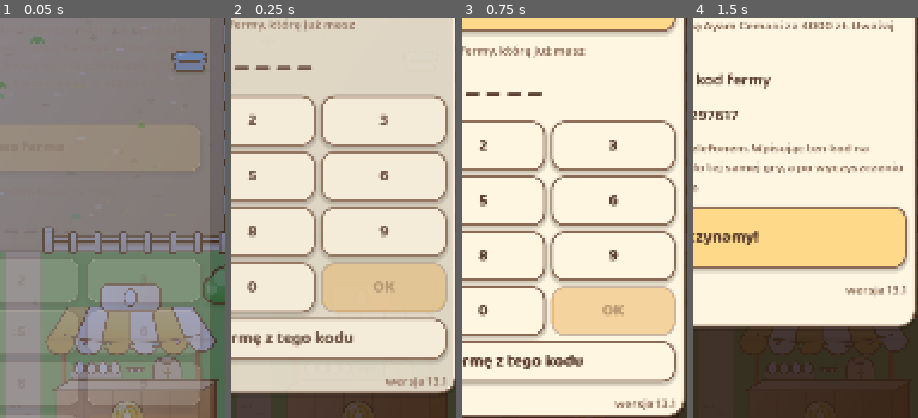
Above: before the commit, frames 1-4 (left to right).
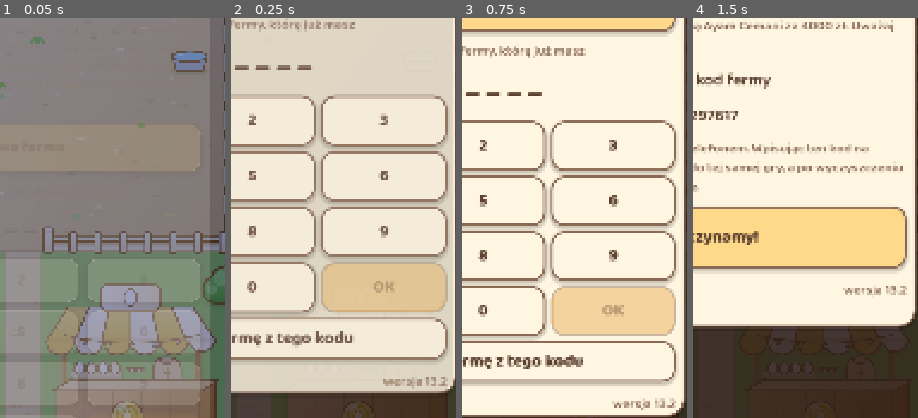
Above: after the commit, the same moments.

Repository: sodorn/kury
Game: Godot game, scene res://scenes/main/main.tscn
The game is run twice, just before and just after one commit, with the same random seed, the same clock (stepped at 60 frames per second) and the same inputs.
Inputs (mouse positions are % of the whole screen's width and height, from its top left):
- Up to frame 1 (0.05 s): no input
- Up to frame 2 (0.25 s): no input
- Up to frame 3 (0.75 s): click (7, 9) at 0.5 s
- Up to frame 4 (1.5 s): click "Nowa ferma" at 1.25 s
The pictures show only the part of the screen within x 45-95%, y 40-90%; the shares and areas given below are measured in that part.

Frame 1 is identical in both runs. In frame 2, 0.3% of the frame differs, in the area x 67-97%, y 89-93%; in frame 3, 0.4%, in the area x 66-96%, y 95-98%; in frame 4, 0.4%.

Commit message:
Wersja 13.2: magazyny skokami (200 ... 2 000 000 jaj), lis w nocy zostaje
Co-Authored-By: Claude Opus 5.5 <noreply@anthropic.com>
Claude-Session: https://claude.ai/code/session_01CjTjcWSUi8hfc7jxPFWk6D

Diff:
--- a/core/util/game_data.gd
+++ b/core/util/game_data.gd
@@ -11,7 +11,7 @@
 ## Numer wersji gry. Jedno miejsce do podbicia przy wydaniu — pokazuje sie
 ## na ekranie powitalnym, zeby bylo widac, czy przegladarka wczytala nowa
 ## wersje, czy podsunela stara z pamieci.
-const VERSION := "13.1"
+const VERSION := "13.2"
 
 static var _balance: Dictionary = {}
 static var _buildings: Array = []
--- a/data/rozbudowy.json
+++ b/data/rozbudowy.json
@@ -32,15 +32,15 @@
 	],
 	"magazyn": [
 		{"poziom": 0, "nazwa": "lodówka w piwnicy",                          "cena": 0,       "budowa_min": 0,  "jaj": 200},
-		{"poziom": 1, "nazwa": "mała szopka",                                "cena": 600,     "budowa_min": 5,  "jaj": 500},
-		{"poziom": 2, "nazwa": "garaż blaszany 3×5 m",                       "cena": 3000,    "budowa_min": 8,  "jaj": 1000},
-		{"poziom": 3, "nazwa": "ocieplony kontener 20 stóp z regałami",      "cena": 10500,   "budowa_min": 12, "jaj": 2000},
-		{"poziom": 4, "nazwa": "kontener-chłodnia i silos na paszę",         "cena": 30000,   "budowa_min": 17, "jaj": 4000},
-		{"poziom": 5, "nazwa": "magazyn z płyty warstwowej 8×10 m i silos 10 t", "cena": 80000, "budowa_min": 23, "jaj": 8000},
-		{"poziom": 6, "nazwa": "hala stalowa 12×15 m z chłodnią",            "cena": 200000,  "budowa_min": 30, "jaj": 15000},
-		{"poziom": 7, "nazwa": "hala 20×20 m z chłodnią i silosami 2×30 t",  "cena": 540000,  "budowa_min": 38, "jaj": 30000},
-		{"poziom": 8, "nazwa": "centrum magazynowe 800 m² z sortownią jaj",  "cena": 1000000, "budowa_min": 48, "jaj": 60000},
-		{"poziom": 9, "nazwa": "baza paszowa: hala 1500 m², silosy 2×150 t i waga", "cena": 1800000, "budowa_min": 60, "jaj": 100000}
+		{"poziom": 1, "nazwa": "mała szopka",                                "cena": 600,     "budowa_min": 5,  "jaj": 1000},
+		{"poziom": 2, "nazwa": "garaż blaszany 3×5 m",                       "cena": 3000,    "budowa_min": 8,  "jaj": 3000},
+		{"poziom": 3, "nazwa": "ocieplony kontener 20 stóp z regałami",      "cena": 10500,   "budowa_min": 12, "jaj": 10000},
+		{"poziom": 4, "nazwa": "kontener-chłodnia i silos na paszę",         "cena": 30000,   "budowa_min": 17, "jaj": 25000},
+		{"poziom": 5, "nazwa": "magazyn z płyty warstwowej 8×10 m i silos 10 t", "cena": 80000, "budowa_min": 23, "jaj": 60000},
+		{"poziom": 6, "nazwa": "hala stalowa 12×15 m z chłodnią",            "cena": 200000,  "budowa_min": 30, "jaj": 150000},
+		{"poziom": 7, "nazwa": "hala 20×20 m z chłodnią i silosami 2×30 t",  "cena": 540000,  "budowa_min": 38, "jaj": 350000},
+		{"poziom": 8, "nazwa": "centrum magazynowe 800 m² z sortownią jaj",  "cena": 1000000, "budowa_min": 48, "jaj": 800000},
+		{"poziom": 9, "nazwa": "baza paszowa: hala 1500 m², silosy 2×150 t i waga", "cena": 1800000, "budowa_min": 60, "jaj": 2000000}
 	],
 	"inkubator": [
 		{"poziom": 0, "nazwa": "domowy inkubator ze styropianu i żarówki",   "cena": 0,     "budowa_min": 0,  "jaj": 9},
--- a/project.godot
+++ b/project.godot
@@ -11,7 +11,7 @@
 [application]
 
 config/name="Chicken Farm Simulator"
-config/version="13.1"
+config/version="13.2"
 run/main_scene="res://scenes/main/main.tscn"
 config/features=PackedStringArray("4.7", "GL Compatibility")
 config/icon="res://assets/icon.svg"
--- a/tests/run_tests.gd
+++ b/tests/run_tests.gd
@@ -1971,10 +1971,13 @@
 		_check(lim > poprzedni, "magazyn %d miesci wiecej jaj niz poprzedni (%d > %d)"
 				% [i + 1, lim, poprzedni])
 		poprzedni = lim
-	# 12.21 (wlasciciel 25.11): limity male - start 200, potem 500, 1000...
-	_check(int(storage.get("egg_capacity", 0)) == 200, "lodowka w piwnicy miesci 200 jaj")
-	_check(int(ups[0].get("egg_capacity", 0)) == 500 and int(ups[1].get("egg_capacity", 0)) == 1000,
-			"mala szopka 500, trzeci poziom 1000")
+	# 13.2 (wlasciciel 27.11): pojemnosc rosnie skokami - 200, 1000, 3000,
+	# 10 000 ... 2 000 000 (ok. godzina znoszenia stada z danego etapu).
+	var skoki := [200, 1000, 3000, 10000, 25000, 60000, 150000, 350000, 800000, 2000000]
+	var jest: Array = [int(storage.get("egg_capacity", 0))]
+	for u: Dictionary in ups:
+		jest.append(int(u.get("egg_capacity", 0)))
+	_check(jest == skoki, "magazyny: %s" % str(jest))
 
 	# Kura przy pelnym magazynie nie dokłada do niego jaj — i o to chodzi.
 	var farm := _fresh_state(["leghorn", "leghorn"], 1000.0)
Not shown, changed: DOKUMENTACJA_TECHNICZNA.txt
Not shown, changed: INSTRUKCJA.txt
Not shown, changed: PROJECT_STATE.md
Not shown, changed: ZADANIA.md
